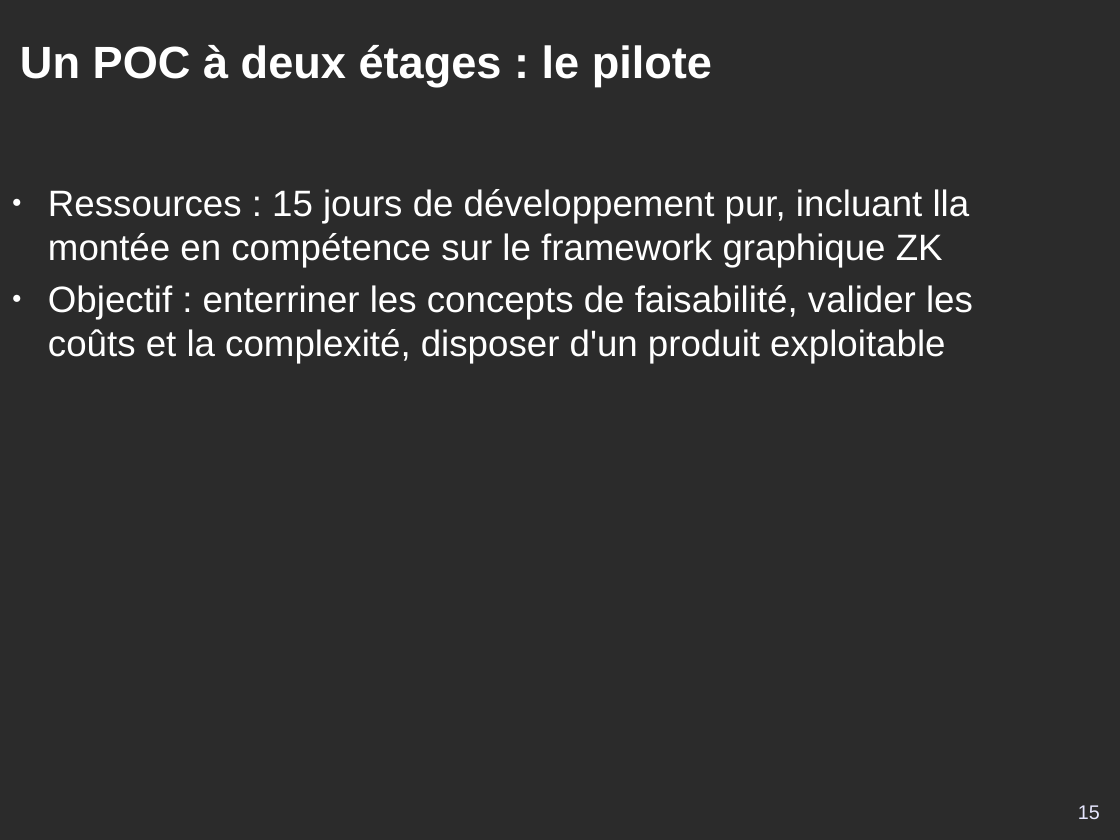
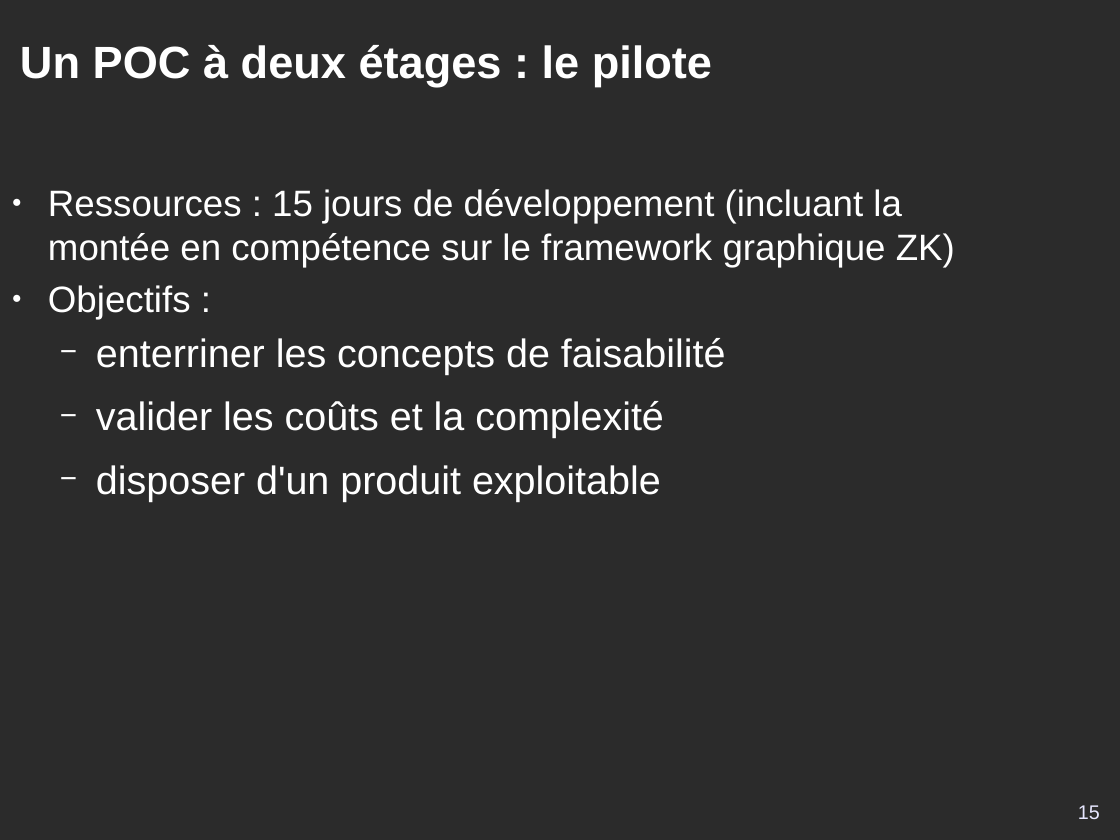
Before and after one commit to DSI-Ville-Noumea/sirh-kiosque-j2ee-old, a slide deck: slide 15 of src/site/resources/Kiosque_RH_J2EE_11021.odp. Drawn at 1120x840 pixels with LibreOffice and Linux fonts; fonts in the diff are those of the drawing; background and template pictures are left out; a plain dark background stands for a picture behind light text. Boxes give left, top, right and bottom in pixels: in the first picture for what was removed or moved away, otherwise in the second. Text is boxed around its words. In the diff, an @@ line names an element or a change of style, - is before the commit and + after.

```diff
--- a/src/site/resources/Kiosque_RH_J2EE_11021.odp
+++ b/src/site/resources/Kiosque_RH_J2EE_11021.odp
@@ text at [48, 189, 955, 502]: text changed @@
-● Ressources : 15 jours de développement pur, incluant lla montée en compétence sur le framework graphique ZK
-● Objectif : enterriner les concepts de faisabilité, valider les coûts et la complexité, disposer d'un produit exploitable
+● Ressources : 15 jours de développement (incluant la montée en compétence sur le framework graphique ZK)
+● Objectifs :
+  − enterriner les concepts de faisabilité
+  − valider les coûts et la complexité
+  − disposer d'un produit exploitable
```
Also in this commit, not shown: 10 other slides changed.
